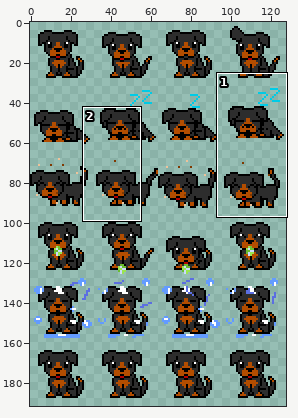
File history of a sprite sheet, assets/sprites/virtual_pet_sprite_sheet128x192.png. The first picture is a wide view before the edit; the outline marks the close-up.
Close-up. The starting point:
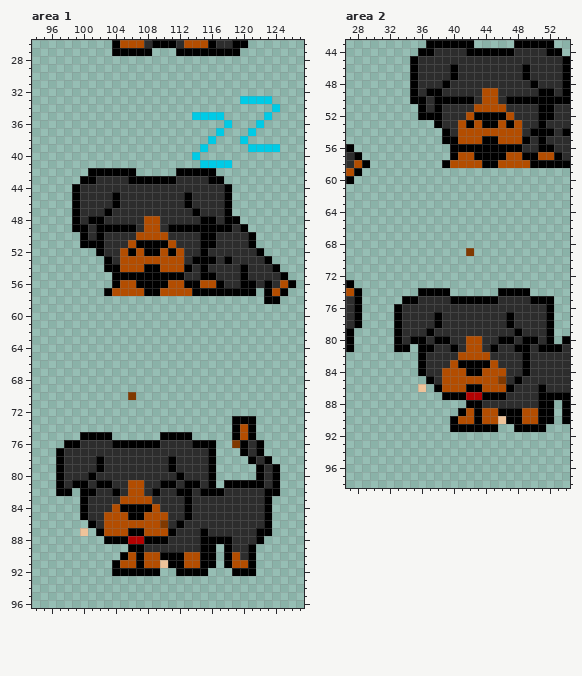
The file is 128x192 pixels. Shown: area 1: x 94..127, y 26..96; area 2: x 27..54, y 43..98.
The same view after the edit:
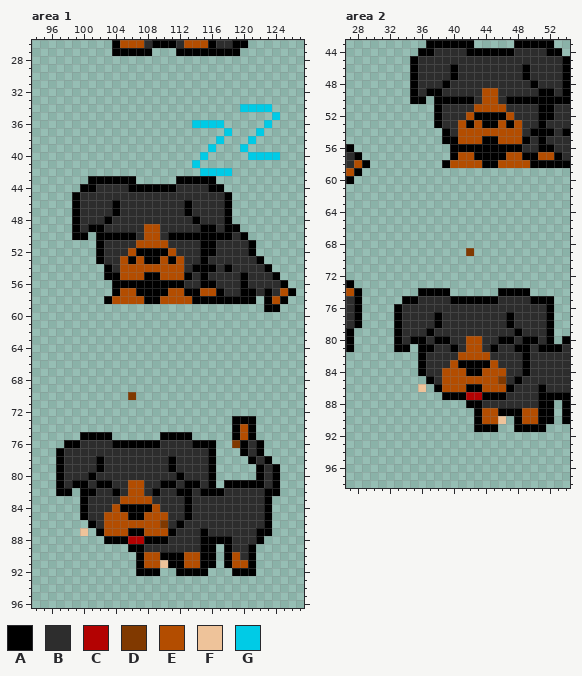
Palette (. is transparent): A #000000  B #2d2d2d  C #b30202  D #803900  E #b34d00  F #eec39a  G #00cbe6
Diff:
--- area 1
@@ x 94..127 @@
 32 ..................................
-33 ..........................GGGG....
-34 ..............................G...
-35 ....................GGGG.....G....
-36 ........................G...G.....
-37 .......................G...G......
-38 ......................G...G.......
-39 .....................G.....GGGG...
-40 ....................G.............
-41 .....................GGGG.........
-42 .......AAAAAA.....AAAAA...........
-43 ......AABBBBAAAAAABBBBAA..........
-44 .....ABBBBBBBBBBBBBBBBBBA.........
-45 .....ABBBBABBBBBBBBABBBBA.........
+33 ..................................
+34 ..........................GGGG....
+35 ..............................G...
+36 ....................GGGG.....G....
+37 ........................G...G.....
+38 .......................G...G......
+39 ......................G...G.......
+40 .....................G.....GGGG...
+41 ....................G.............
+42 .....................GGGG.........
+43 .......AAAAAA.....AAAAA...........
+44 ......AABBBBAAAAAABBBBAA..........
+45 .....ABBBBBBBBBBBBBBBBBBA.........
 46 .....ABBBBABBBBBBBBABBBBA.........
-47 .....ABBBABBBBBBBBBBABBBA.........
-48 .....ABAABBBBBEEBBBBBAABAA........
-49 .....AABAAAAABEEBAAAAAAAABA.......
-50 ......ABABBBBEEEEBBBBAABBBBA......
-51 ......AAABBBEAAAAEBBBAABBBBA......
-52 ........ABBEAEAAEAEBBABBBBBBA.....
-53 .........ABEEEEEEEEBAAABABBBBA....
-54 .........AAEEEAAEEEABABBBBABBBA...
-55 ..........AAAAAAAAABBAABBBABBBBA..
-56 ..........AEEAAAAEEAAEEABBAABABEA.
-57 .........AEEEEAAEEEEAAAAAAAA.AEA..
-58 .............................AA...
-59 ..................................
+47 .....ABBBBABBBBBBBBABBBBA.........
+48 .....ABBBABBBBBBBBBBABBBA.........
+49 .....ABAABBBBBEEBBBBBAABAA........
+50 .....AA.AAAAABEEBAAAAAAAABA.......
+51 ........ABBBBEEEEBBBBAABBBBA......
+52 ........ABBBEAAAAEBBBAABBBBA......
+53 ........ABBEAEAAEAEBBABBBBBBA.....
+54 .........ABEEEEEEEEBAAABABBBBA....
+55 .........AAEEEAAEEEABABBBBABBBA...
+56 ..........AAAAAAAAABBAABBBABBBBA..
+57 ..........AEEAAAAEEAAEEABBAABABEA.
+58 .........AEEEEAAEEEEAAAAAAAA.AEA..
+59 .............................AA...
 60 ..................................
@@ x 102..108 @@
 89 ....AAB
-90 ...AEAE
-91 ..AEEAE
-92 ..AAAAA
+90 .....AE
+91 .....AE
+92 .....AA
 93 .......
--- area 2
@@ x 34..39 @@
 49 .ABAAB
-50 .AABAA
-51 ..ABAB
-52 ..AAAB
+50 .AA.AA
+51 ....AB
+52 ....AB
 53 ....AB
@@ x 38..49 @@
 88 ....AABBBBBB
-89 ...AEAEEAAAE
-90 ..AEEAEEFAAE
-91 ..AAAAAA..AA
+89 .....AEEAAAE
+90 .....AEEF.AE
+91 .....AAA..AA
 92 ............
Where, in picture pixels (left, top, right, bottom), the same in both close-ups:
changed: (72, 96, 296, 312)
erased: (112, 552, 136, 576)
erased: (418, 96, 434, 120)
erased: (450, 408, 514, 432)
